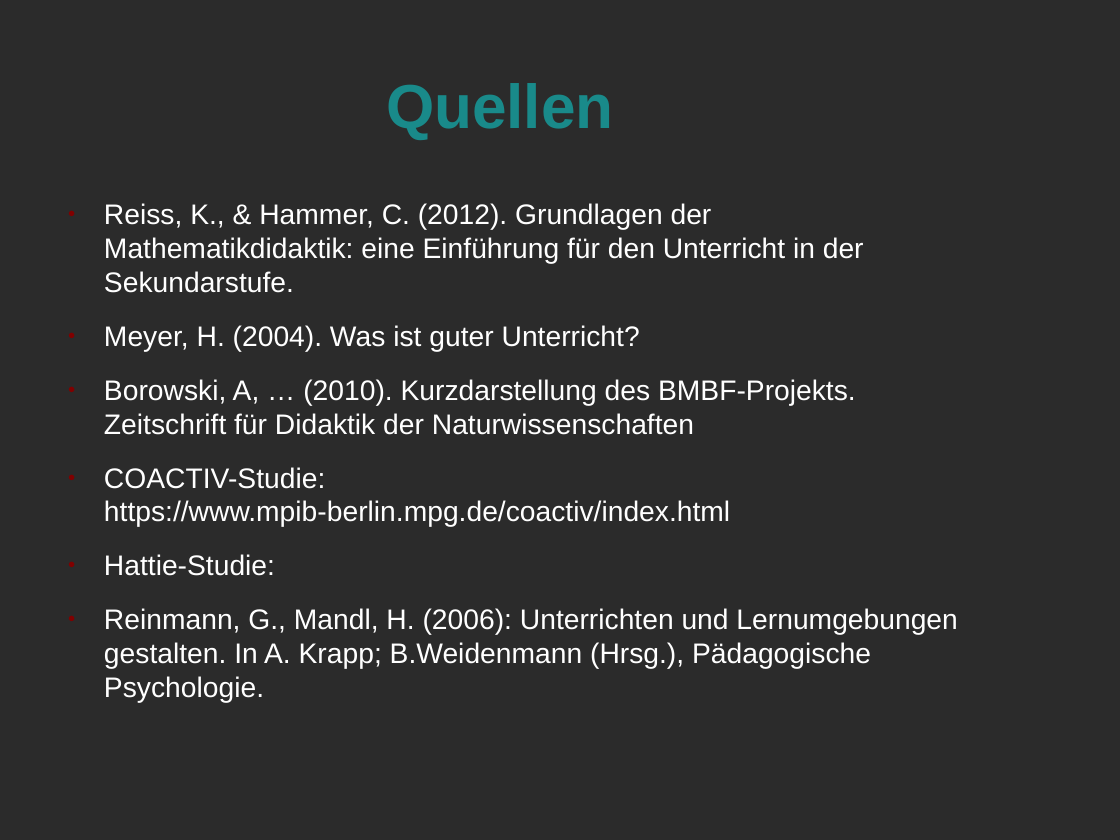
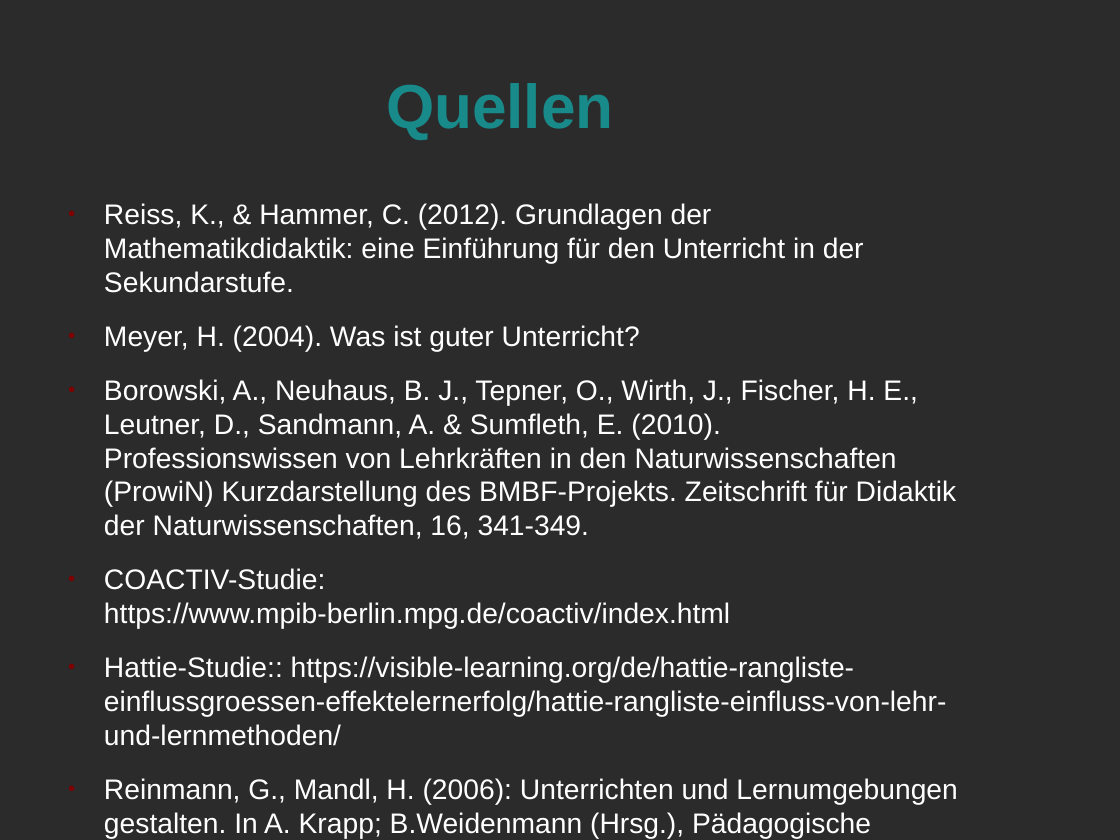
Before and after one commit to LorenzMueller/SS19, a slide deck: slide 39 of Mathe Didaktik/Präsentation.odp (slide 38 before the commit). Drawn at 1120x840 pixels with LibreOffice and Linux fonts; fonts in the diff are those of the drawing; background and template pictures are left out; a plain dark background stands for a picture behind light text. Boxes give left, top, right and bottom in pixels: in the first picture for what was removed or moved away, otherwise in the second. Text is boxed around its words. In the diff, an @@ line names an element or a change of style, - is before the commit and + after.

```diff
--- a/Mathe Didaktik/Präsentation.odp
+++ b/Mathe Didaktik/Präsentation.odp
@@ text at box(104, 379, 956, 539): text changed @@
-● Borowski, A, … (2010). Kurzdarstellung des BMBF-Projekts. Zeitschrift für Didaktik der Naturwissenschaften
+● Borowski, A., Neuhaus, B. J., Tepner, O., Wirth, J., Fischer, H. E., Leutner, D., Sandmann, A. & Sumfleth, E. (2010). Professionswissen von Lehrkräften in den Naturwissenschaften (ProwiN) Kurzdarstellung des BMBF-Projekts. Zeitschrift für Didaktik der Naturwissenschaften, 16, 341-349.
@@ text at box(104, 656, 946, 746): text changed @@
-● Hattie-Studie:
+● Hattie-Studie:: https://visible-learning.org/de/hattie-rangliste-einflussgroessen-effektelernerfolg/hattie-rangliste-einfluss-von-lehr-und-lernmethoden/
```
Also in this commit, not shown: 7 other slides changed, 2 slides added, 1 slide removed, 5 other files.
